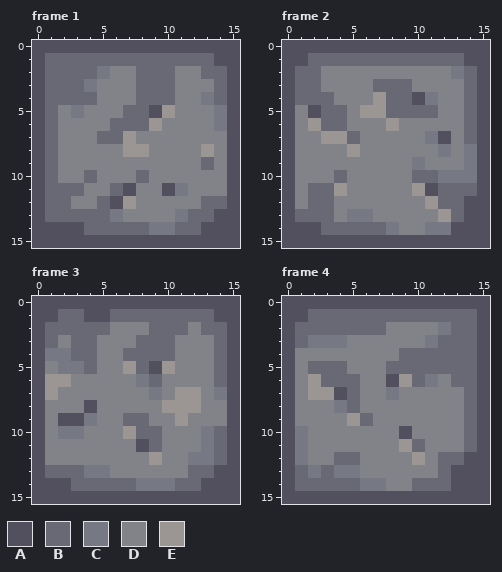
Pixel-art file -- Aseprite/GroundTiles/Tileset_Dungeon.aseprite. The first picture shows the starting point.
16x16 pixels, 20 frames. Shown: frame 1, frame 2, frame 3, frame 4. The commit also changed other frames, which this record leaves out.
Palette (. is transparent): A #52505e  B #696975  C #767883  D #828389  E #9b9593
The result:
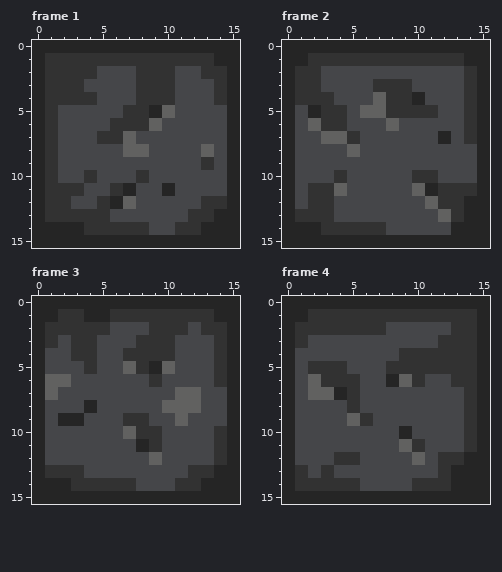
Edits made:
colour A: #52505e -> #252525
colour B: #696975 -> #323232
colour D: #828389 -> #454649
colour E: #9b9593 -> #616160
Frame 1:
y 2: x 5 C -> D
y 3: x 4 C -> D
y 4: x 13 C -> D
y 5: x 3 C -> D; x 14 C -> D
y 6: x 14 C -> D
y 11: x 11 C -> D
y 13: x 6 C -> D; x 11 C -> D
y 14: x 9..10 CC -> DD
Frame 2:
y 2: x 13 C -> D
y 4: x 11 C -> D
y 7: x 11 C -> D
y 8: x 12 C -> D; x 14 C -> D
y 9: x 10 C -> D; x 14 C -> D
y 10: x 12..14 CCC -> DDD
y 13: x 5..6 CC -> DD
y 14: x 8 C -> D; x 11..12 CC -> DD
Frame 3:
y 4: x 1..2 CC -> DD
y 5: x 2..3 CC -> DD
y 6: x 8 C -> D
y 7: x 9 C -> D; x 14 C -> D
y 9: x 4 C -> D
y 10: x 2..3 CC -> DD; x 13 C -> D
y 11: x 13 C -> D
y 12: x 12..13 CC -> DD
y 13: x 4..5 CC -> DD
y 14: x 8..10 CCC -> DDD
Frame 4:
y 2: x 12 C -> D
y 3: x 2..4 CCC -> DDD; x 11 C -> D
y 6: x 11 C -> D
y 7: x 8 C -> D
y 8: x 4 C -> D
y 10..12: x 1 C -> D
y 13: x 2 C -> D; x 4..5 CC -> DD
y 14: x 6..7 CC -> DD
Where, in picture pixels (left, top, right, bottom), the same in both pictures:
changed: (32, 40, 240, 248)
changed: (282, 40, 490, 248)
changed: (32, 296, 240, 504)
changed: (282, 296, 490, 504)
